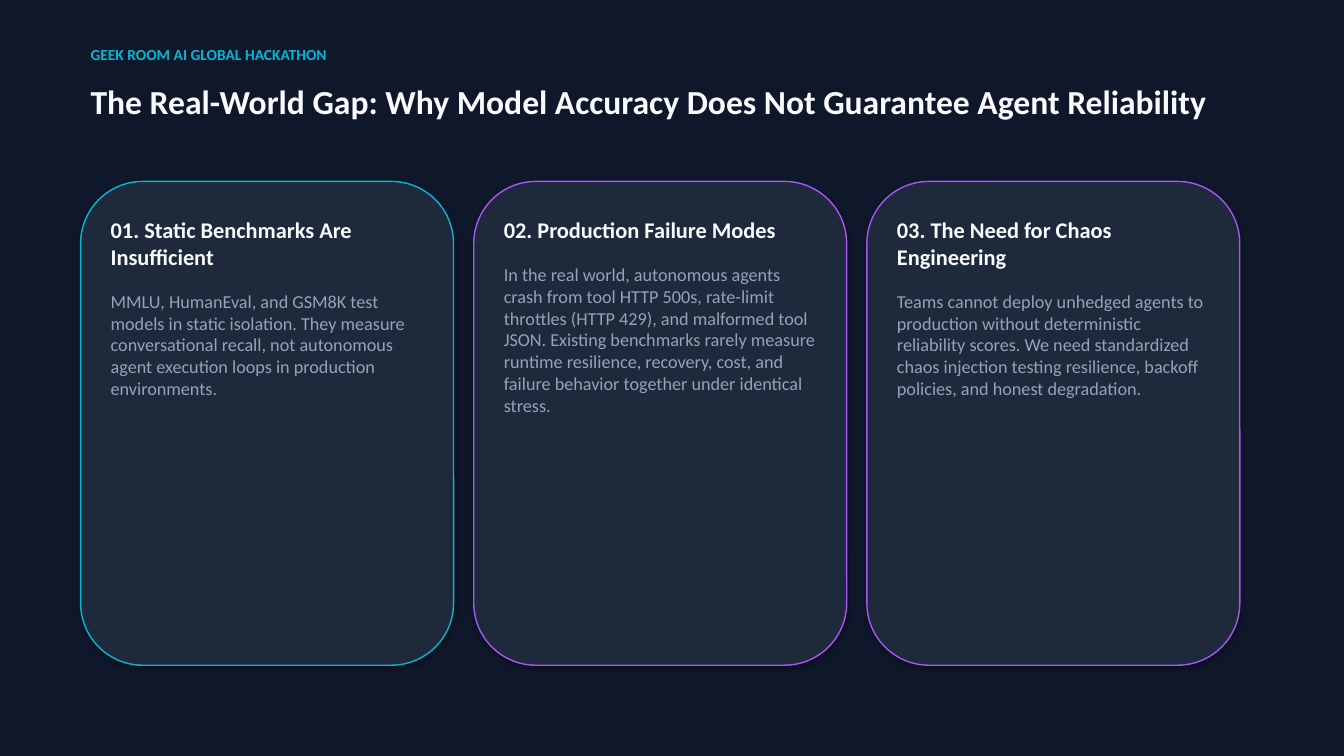
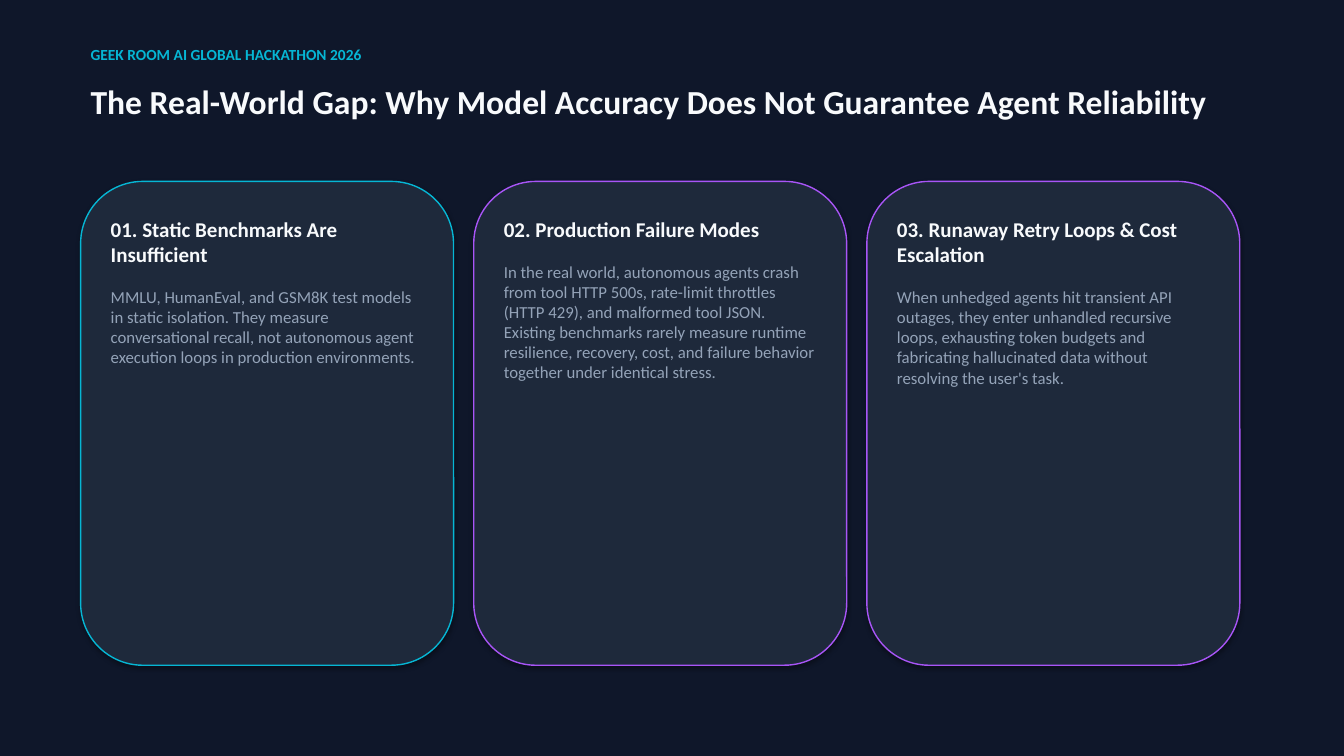
Before and after one commit to Mohan-M04/agentbench-arena, a slide deck: slide 2 of AgentBench_Arena_Hackathon_Pitch_Deck.pptx. Drawn at 1344x756 pixels with LibreOffice and Linux fonts; fonts in the diff are those of the drawing. Boxes give left, top, right and bottom in pixels: in the first picture for what was removed or moved away, otherwise in the second. Text is boxed around its words. In the diff, an @@ line names an element or a change of style, - is before the commit and + after.

```diff
--- a/AgentBench_Arena_Hackathon_Pitch_Deck.pptx
+++ b/AgentBench_Arena_Hackathon_Pitch_Deck.pptx
@@ text at (91,49,361,60): text changed @@
-GEEK ROOM AI GLOBAL HACKATHON
+GEEK ROOM AI GLOBAL HACKATHON 2026
@@ text "01. Static Benchmarks Are Insufficient" at (111,222,414,366): size 16 to 15 pt in "01. Static Benchmarks Are Insufficient"; size 13 to 12 pt in "MMLU, HumanEval, and GSM8K test models in ..." @@
@@ text "02. Production Failure Modes" at (504,222,814,381): size 16 to 15 pt in "02. Production Failure Modes"; size 13 to 12 pt in "In the real world, autonomous agents crash ..." @@
@@ text at (897,223,1177,387): text changed; size 13 to 12 pt @@
-03. The Need for Chaos Engineering
-Teams cannot deploy unhedged agents to production without deterministic reliability scores. We need standardized chaos injection testing resilience, backoff policies, and honest degradation.
+03. Runaway Retry Loops & Cost Escalation
+When unhedged agents hit transient API outages, they enter unhandled recursive loops, exhausting token budgets and fabricating hallucinated data without resolving the user's task.
```
Also in this commit, not shown: 6 other slides changed, 3 slides added, 3 slides removed, 4 other files.
